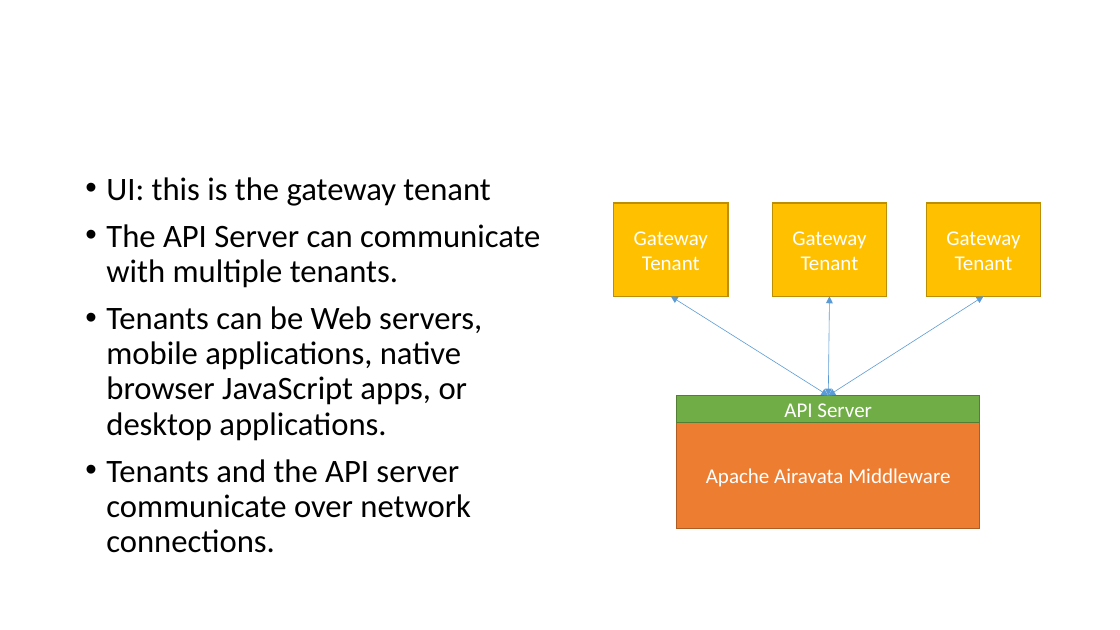
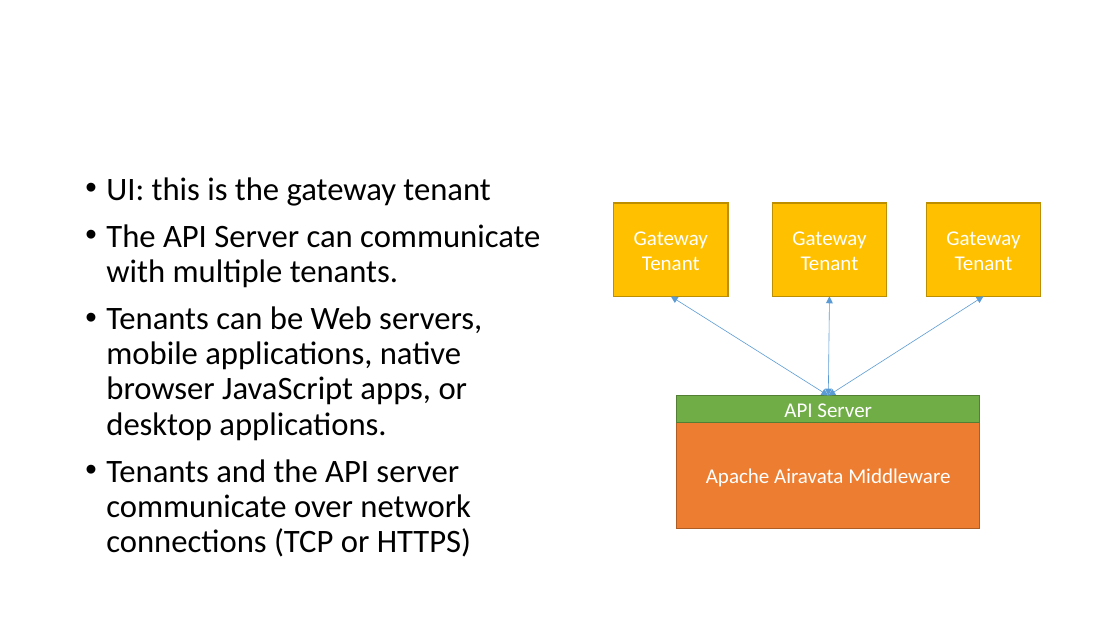
Before and after one commit to airavata-courses/airavata-courses.github.io, a slide deck: slide 7 of fall2017/slides/Fall2017-OAuth2-OIDC.pptx (slide 5 before the commit). Drawn at 1120x630 pixels with LibreOffice and Linux fonts; fonts in the diff are those of the drawing. Boxes give left, top, right and bottom in pixels: in the first picture for what was removed or moved away, otherwise in the second. Text is boxed around its words. In the diff, an @@ line names an element or a change of style, - is before the commit and + after.

```diff
--- a/fall2017/slides/Fall2017-OAuth2-OIDC.pptx
+++ b/fall2017/slides/Fall2017-OAuth2-OIDC.pptx
@@ text at bbox=[106, 459, 471, 557]: text changed @@
-• Tenants and the API server communicate over network connections.
+• Tenants and the API server communicate over network connections (TCP or HTTPS)
```
Also in this commit, not shown: 15 other slides changed, 15 slides added, 1 slide removed, 2 other files.
